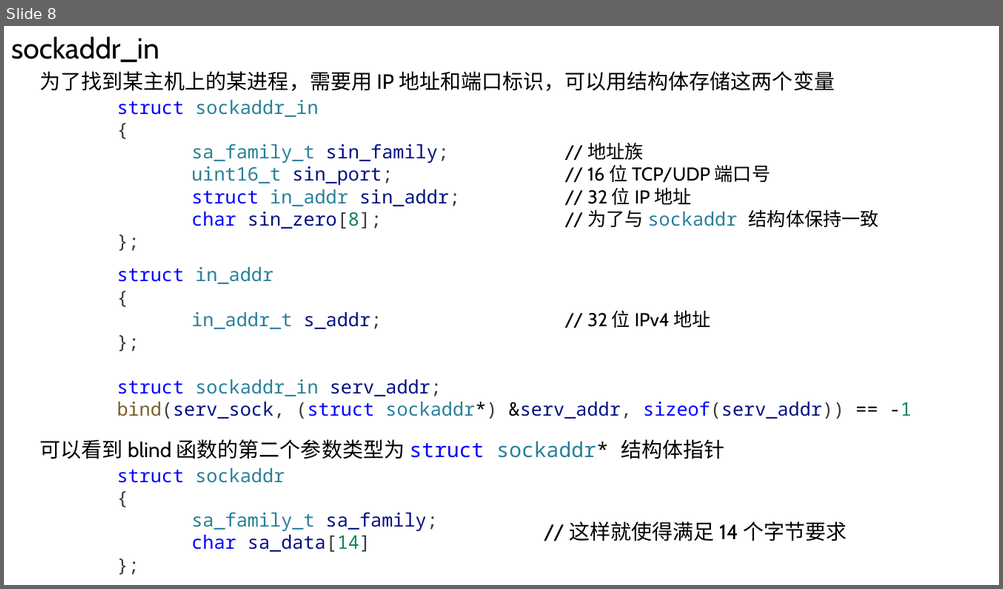
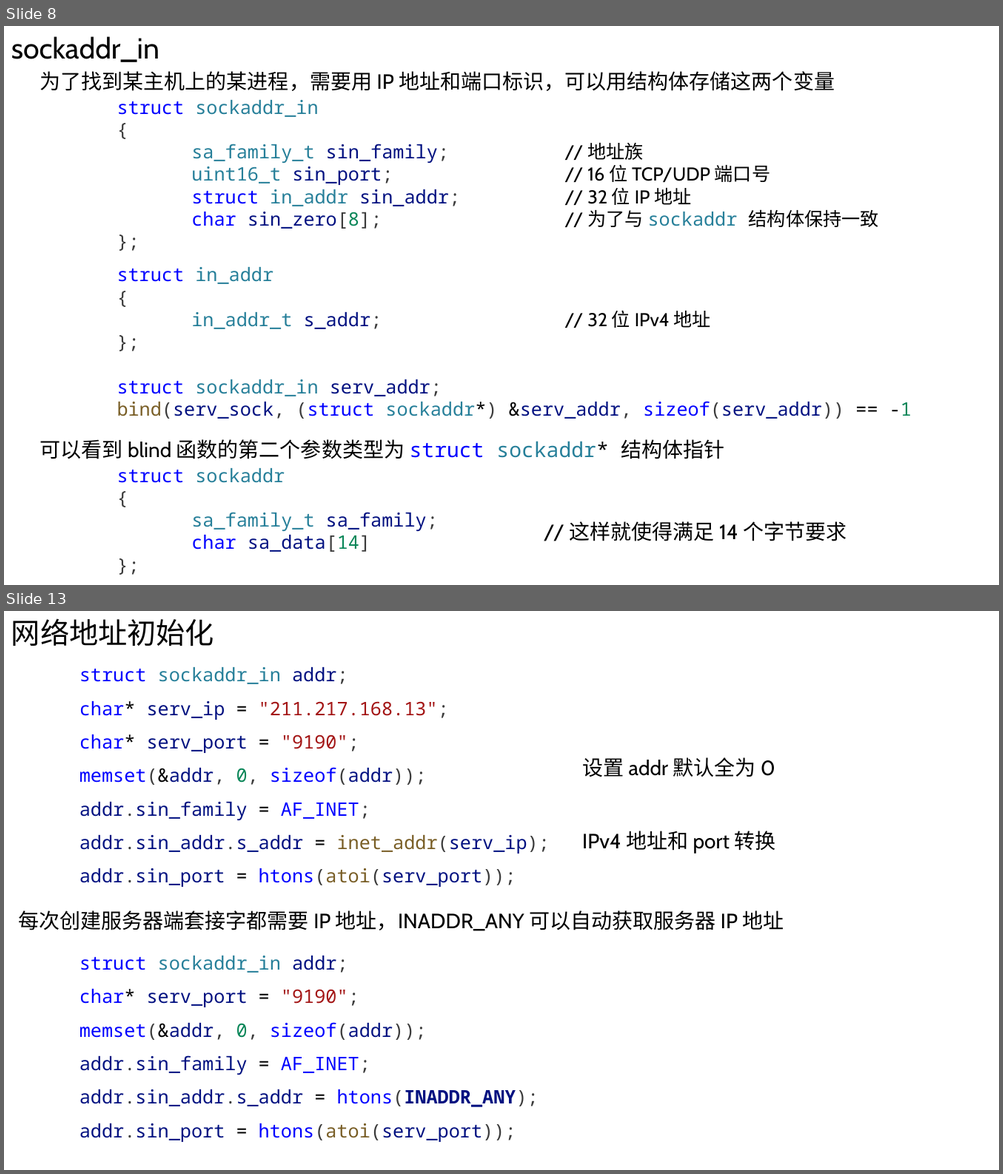
Before and after one commit to Chao200/TCP-IP-Network-Programming, a slide deck: TCP:IP 网络编程.pptx. Shown one above the other, each under a label of ours: slide 8 before the commit, slides 8 and 13 after it; the slides between them are not shown. The pictures are 1003x589 and 1003x1174 pixels, drawn with LibreOffice and Linux fonts; fonts in the diff are those of the drawing. Boxes give left, top, right and bottom in pixels: in the first picture for what was removed or moved away, otherwise in the second. Text is boxed around its words. In the diff, an @@ line names an element or a change of style, - is before the commit and + after.

```diff
--- a/TCP:IP 网络编程.pptx
+++ b/TCP:IP 网络编程.pptx
@@ slide 13 added at [4, 611, 999, 1170], background #FFFFFF @@
@@ text added at [11, 618, 214, 646], 28 pt, text #000000 @@
+网络地址初始化
@@ text added at [79, 667, 549, 887], 18 pt, text #001080 @@
+struct sockaddr_in addr;
+char* serv_ip = "211.217.168.13";
+char* serv_port = "9190";
+memset(&addr, 0, sizeof(addr));
+addr.sin_family = AF_INET;
+addr.sin_addr.s_addr = inet_addr(serv_ip);
+addr.sin_port = htons(atoi(serv_port));
@@ text added at [582, 758, 775, 777], 20 pt, text #000000 @@
+设置 addr 默认全为 0
@@ text added at [582, 831, 775, 853], 20 pt, text #000000 @@
+IPv4 地址和 port 转换
@@ text added at [18, 911, 783, 931], 20 pt, text #000000 @@
+每次创建服务器端套接字都需要 IP 地址，INADDR_ANY 可以自动获取服务器 IP 地址
@@ text added at [79, 956, 538, 1142], 18 pt, text #001080 @@
+struct sockaddr_in addr;
+char* serv_port = "9190";
+memset(&addr, 0, sizeof(addr));
+addr.sin_family = AF_INET;
+addr.sin_addr.s_addr = htons(INADDR_ANY);
+addr.sin_port = htons(atoi(serv_port));
```
Also in this commit, not shown: 10 other slides added, 1 slide removed.
